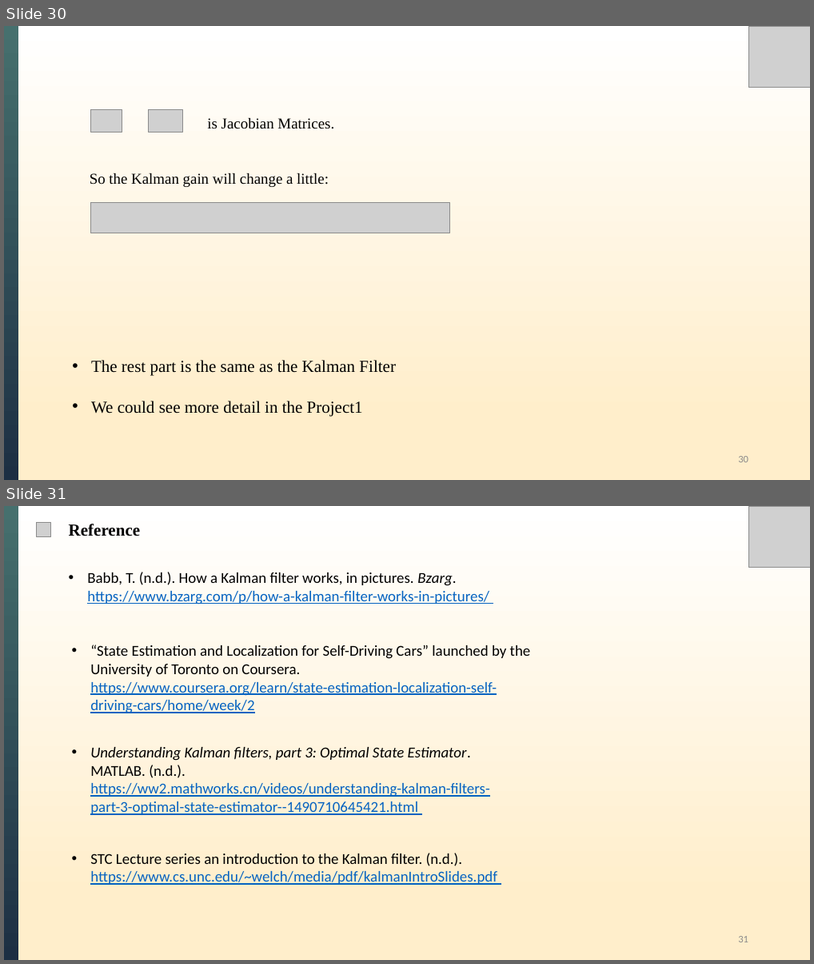
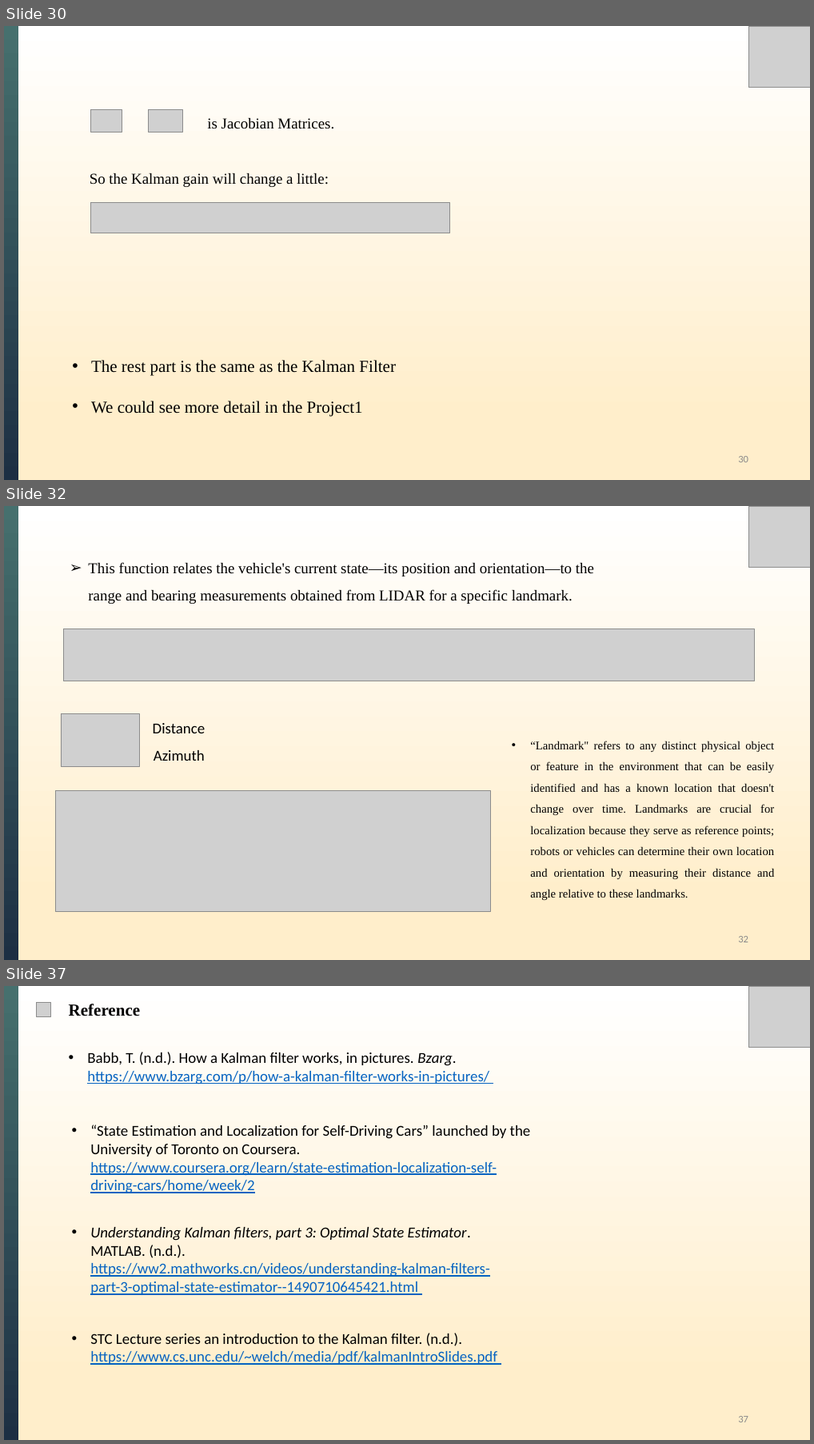
Before and after one commit to XiongWT1024/self-study-2024, a slide deck: Kalman Filter/Kalman Filters_Slide.pptx. Shown one above the other, each under a label of ours: slides 30 and 31 before the commit, slides 30, 32 and 37 after it; the slides between them are not shown. The pictures are 814x964 and 814x1444 pixels, drawn with LibreOffice and Linux fonts; fonts in the diff are those of the drawing; grey boxes stand for pictures. Boxes give left, top, right and bottom in pixels: in the first picture for what was removed or moved away, otherwise in the second. Text is boxed around its words. In the diff, an @@ line names an element or a change of style, - is before the commit and + after.

```diff
--- a/Kalman Filter/Kalman Filters_Slide.pptx
+++ b/Kalman Filter/Kalman Filters_Slide.pptx
@@ slide 32 added at [4, 506, 810, 960], background gradient #FFEECB to #FFFFFF @@
@@ rectangle added at [4, 506, 18, 960], fill gradient #46706E to #1C2F43 @@
@@ picture added at [750, 506, 810, 567] @@
@@ text added at [88, 562, 594, 604], 18 pt, text #000000 @@
+➢ This function relates the vehicle's current state—its position and orientation—to the range and bearing measurements obtained from LIDAR for a specific landmark.
@@ picture added at [63, 629, 754, 681] @@
@@ picture added at [61, 713, 139, 766] @@
@@ text added at [153, 723, 206, 733], 18 pt, text #000000 @@
+Distance
@@ text added at [530, 740, 774, 900], 14 pt, text #000000 @@
+• “Landmark" refers to any distinct physical object or feature in the environment that can be easily identified and has a known location that doesn't change over time. Landmarks are crucial for localization because they serve as reference points; robots or vehicles can determine their own location and orientation by measuring their distance and angle relative to these landmarks.
@@ text added at [154, 750, 205, 760], 18 pt, text #000000 @@
+Azimuth
@@ picture added at [55, 790, 490, 911] @@
@@ page number added at [738, 936, 749, 942], 12 pt, text #8C8C8C @@
+32
@@ what was slide 31 is now slide 37 @@
@@ page number at [738, 1416, 749, 1422]: text changed @@
-31
+37
```
Also in this commit, not shown: 5 other slides added, 8 other files.
